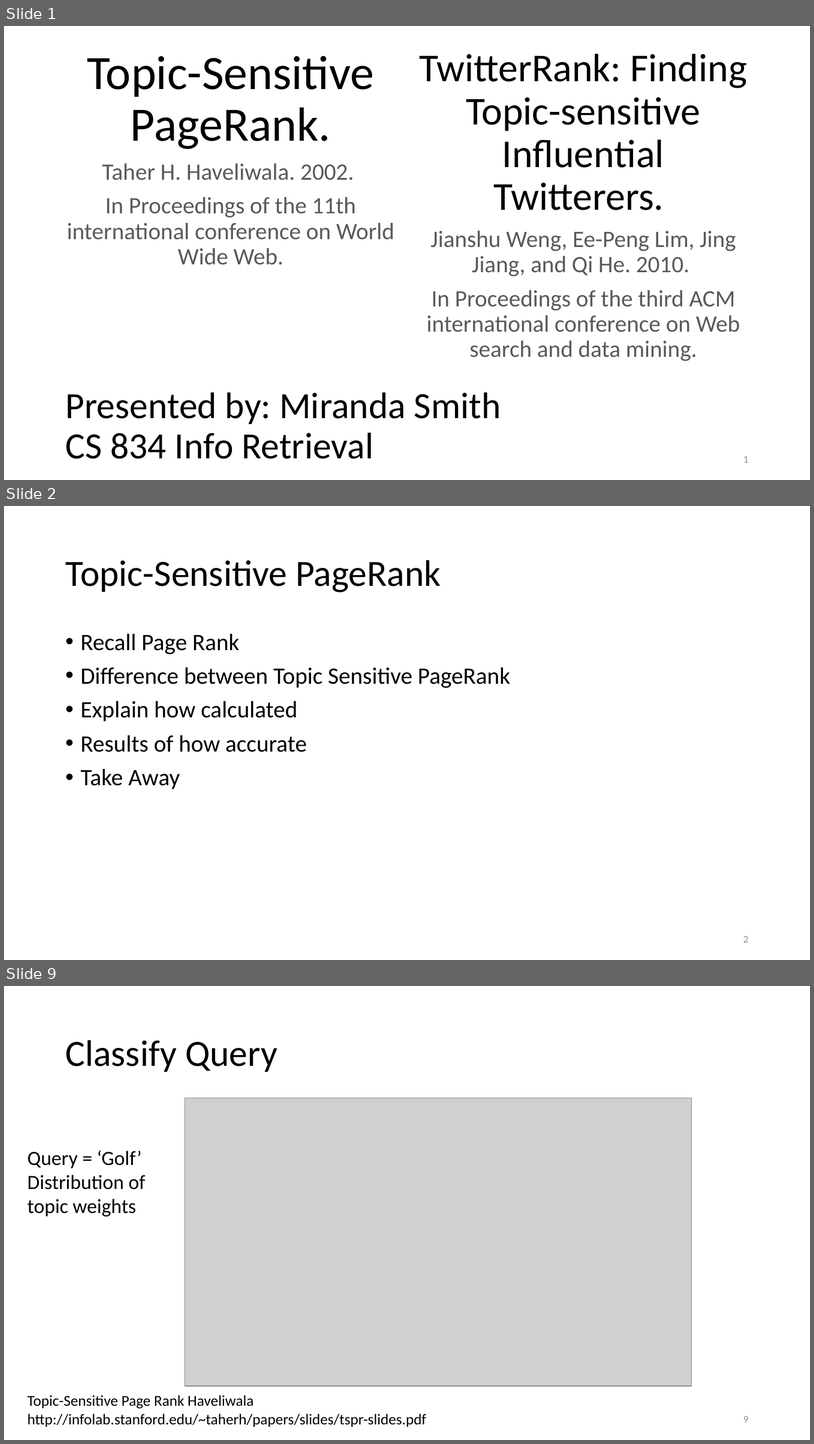
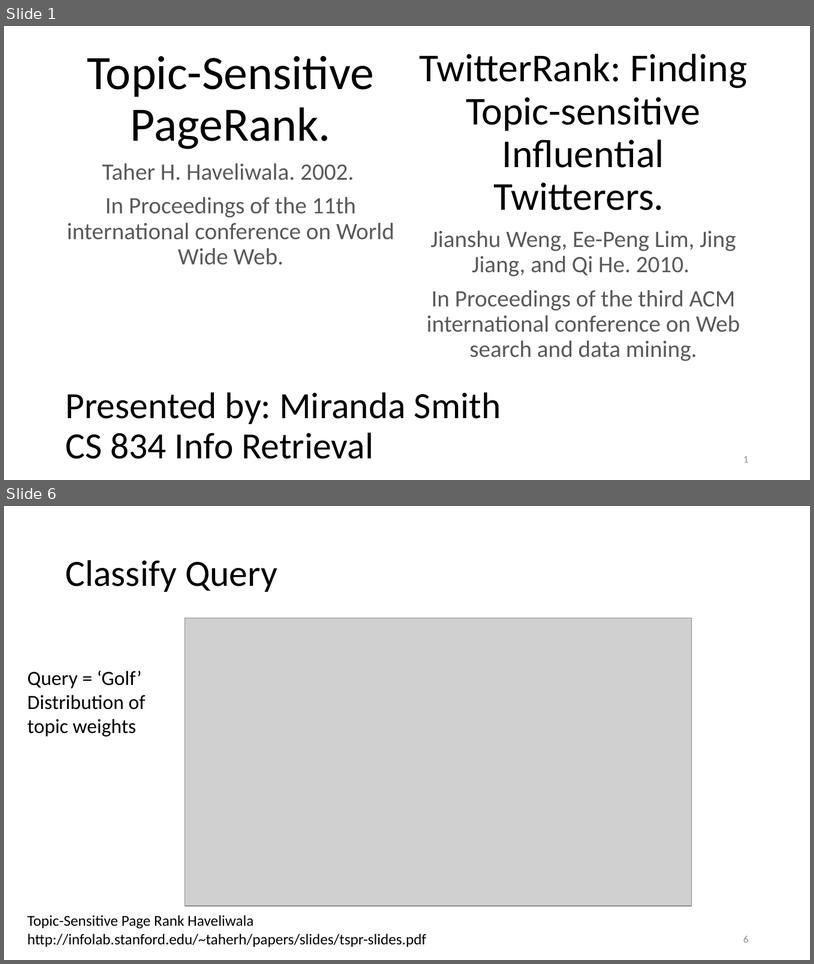
Before and after one commit to Miranda-C-Smith/cs834-f17, a slide deck: assignments/Presentation2/TopicPageRankSlides.pptx. Shown one above the other, each under a label of ours: slides 1, 2 and 9 before the commit, slides 1 and 6 after it; the slides between them are not shown. The pictures are 814x1444 and 814x964 pixels, drawn with LibreOffice and Linux fonts; fonts in the diff are those of the drawing; grey boxes stand for pictures. Boxes give left, top, right and bottom in pixels: in the first picture for what was removed or moved away, otherwise in the second. Text is boxed around its words. In the diff, an @@ line names an element or a change of style, - is before the commit and + after.

```diff
--- a/assignments/Presentation2/TopicPageRankSlides.pptx
+++ b/assignments/Presentation2/TopicPageRankSlides.pptx
@@ slide 2 removed at [4, 506, 810, 960], background #FFFFFF @@
@@ title removed at [65, 560, 441, 592] @@
-Topic-Sensitive PageRank
@@ text removed at [81, 633, 510, 789] @@
-• Recall Page Rank
-• Difference between Topic Sensitive PageRank
-• Explain how calculated
-• Results of how accurate
-• Take Away
@@ page number removed at [744, 936, 749, 942] @@
-2
@@ what was slide 9 is now slide 6 @@
@@ page number at [744, 936, 749, 942]: text changed @@
-9
+6
```
Also in this commit, not shown: 6 slides changed, 6 slides added, 3 other slides removed.
